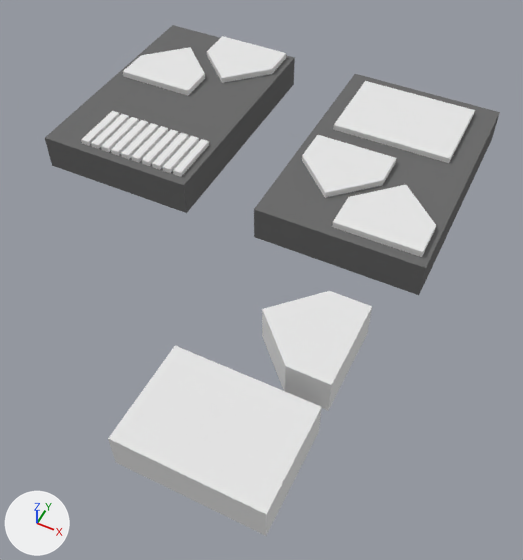
An edit to the Blender file N64/blender/design02.blend, drawn before and after from the same camera.
Camera for both pictures: a 50 mm lens placed at (22.1, -47.2, 41.1), pointed at (5.1, -13.1, -1.5). The lights are fixed; the arrows at lower left show +X, +Y and +Z. The same objects are shown in both versions, whatever each file hides.

Objects in the first picture: 'N64', 'N64.001', 'cartrage.001', 'cartrage.002', 'cartrage.003', 'cartrage.004', 'cartrage.005', 'cartrage.006', 'cartrage.007', 'cartrage.008', 'cartrage.009', 'cartrage.010', 'controller', 'controller.001', 'controller.002', 'controller.003', 'controller.004', 'foam_top.001', 'foam_top.002'.
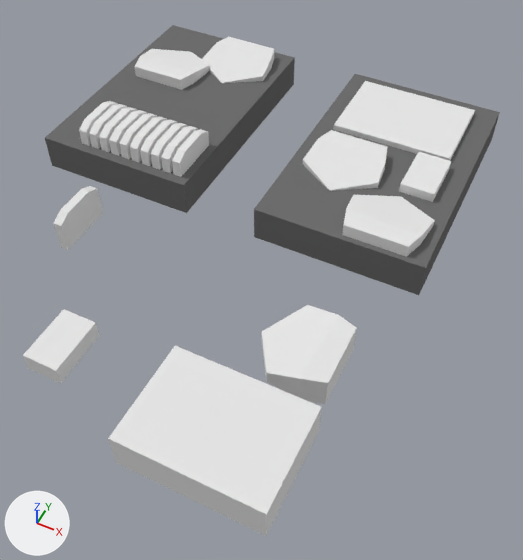
Boxes [x1, y1, x2, y2] around the edits, measured in the pictures (523 x 560 px):
'controller.001', reshaped (14% narrower, 17% shorter): before [262, 291, 372, 411]; after [262, 305, 357, 404]
'controller', reshaped, moved (10% narrower, 14% shorter): before [332, 185, 436, 257]; after [342, 195, 435, 257]
'controller.004', reshaped, moved: before [302, 135, 396, 198]; after [303, 130, 387, 191]
'POWER', added: after [23, 309, 99, 383]
'controller.003', reshaped, moved: before [123, 47, 205, 96]; after [134, 49, 210, 90]
'controller.002', reshaped, moved: before [207, 36, 286, 83]; after [202, 37, 274, 83]
'cartrage.011', added: after [53, 186, 103, 250]
'POWER.001', added: after [399, 152, 451, 202]
'cartrage.001', reshaped: before [173, 139, 209, 177]; after [172, 129, 209, 177]
'cartrage.002', reshaped: before [163, 136, 199, 173]; after [161, 126, 198, 173]
'cartrage.003', reshaped: before [152, 133, 189, 170]; after [151, 123, 188, 170]
'cartrage.007', reshaped: before [142, 129, 178, 166]; after [140, 120, 177, 166]
'cartrage.004', reshaped: before [111, 120, 149, 156]; after [109, 110, 147, 156]
'cartrage.006', reshaped: before [131, 126, 168, 162]; after [130, 116, 167, 162]
'cartrage.005', reshaped: before [121, 123, 159, 159]; after [119, 113, 157, 159]
'cartrage.008', reshaped: before [101, 117, 139, 152]; after [99, 107, 137, 152]
'cartrage.010', reshaped: before [91, 114, 129, 149]; after [89, 104, 127, 149]
'cartrage.009', reshaped: before [81, 111, 120, 146]; after [79, 101, 118, 146]
part 1 of me_cube_005, built on: before [81, 111, 209, 176]; after [53, 101, 209, 229]
part 2 of me_cube_011, built on: before [123, 36, 436, 411]; after [134, 37, 435, 404]

The change in detail:
me_cube_005 is used by ob_cartrage_010; location (-12.2, -7.4, 2.0).
me_cube_005 had 8 vertices, 6 faces and spanned x -0.36..0.36, y -2.3..2.3, z -1.5..1.5.
me_cube_005 now has 12 vertices, 10 faces and spans x -0.36..0.36, y -2.3..2.3, z 0.0..3.0.
me_cube_005 part 1: the whole mesh is rebuilt.
me_cube_011 is used by ob_controller_004; location (7.49, -1.89, 2.13); rotation (0.0, 0.0, 1.571), in degrees (0, 0, 90).
me_cube_011 had 12 vertices, 10 faces and spanned x -4.94..1.56, y -3.5..3.5, z -1.5..1.5.
me_cube_011 now has 18 vertices, 16 faces and spans x -5.0..1.0, y -3.25..3.25, z -2.5..0.0.
me_cube_011 part 2: the whole mesh is rebuilt.
Mesh me_cube_015 is new.
It is a box spanning x 0.0..2.75, y -2.25..2.25, z 0.0..1.5.
It uses material mat_pieces (white #e7e7e7).
Object 'controller.004' (ob_controller_004) moves from (7.49, -1.89, 2.13) to (7.49, -0.89, 4.13).
Object 'controller.003' (ob_controller_003) moves from (-12.6, 1.9, 2.13) to (-12.6, 1.9, 4.13).
Object 'controller.002' (ob_controller_002) moves from (-7.32, 8.48, 2.13) to (-7.32, 8.48, 4.13).
Object 'controller' (ob_controller) moves from (12.78, -8.05, 2.13) to (12.78, -9.05, 4.13).
Object 'cartrage.011' (ob_cartrage_011) is new; it shows me_cube_005.
Its location is (-8.2, -17.4, 2.0).
Object 'POWER' (ob_power) is new; it shows me_cube_015.
Its location is (-5.0, -26.45, 0.0).
Object 'POWER.001' (ob_power_001) is new; it shows me_cube_015.
Its location is (12.42, -1.3, 2.39).
